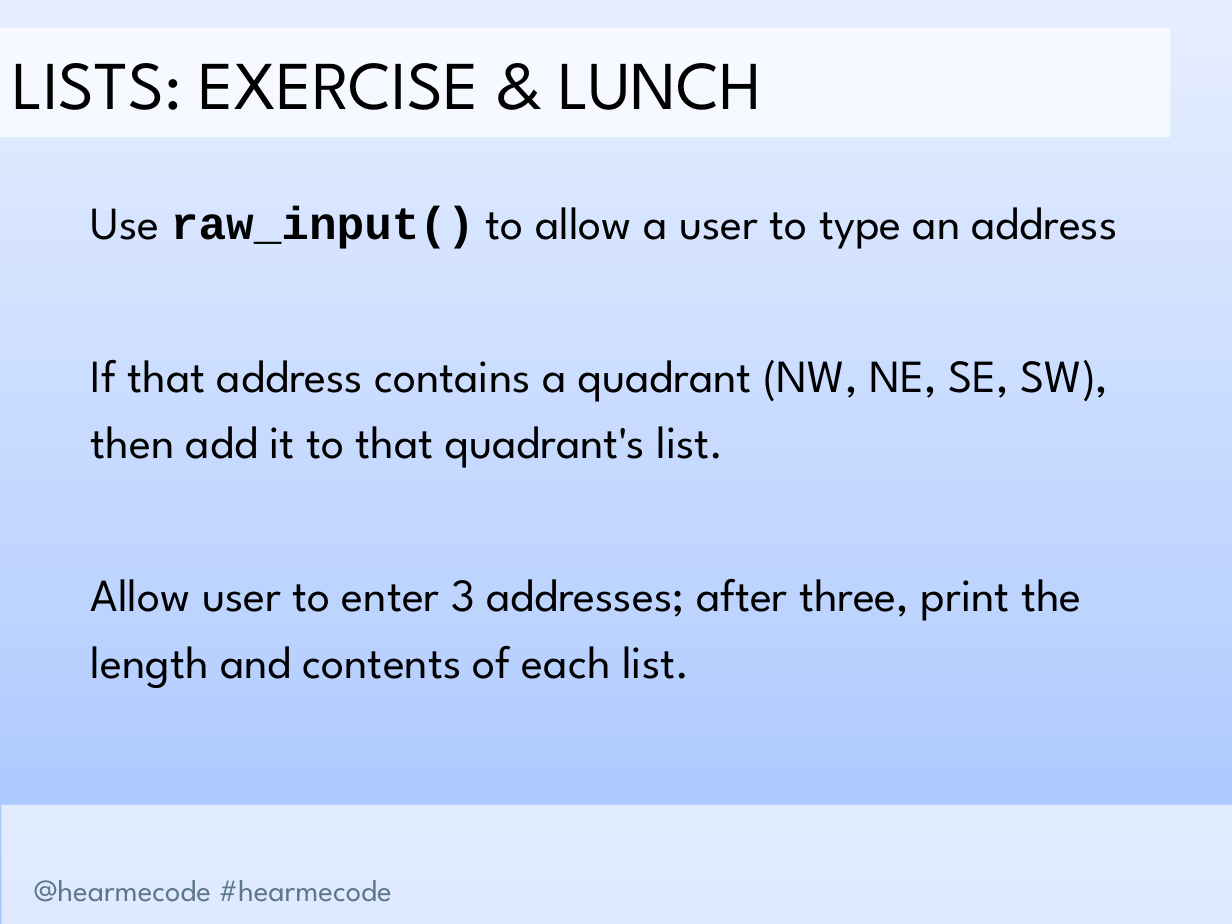
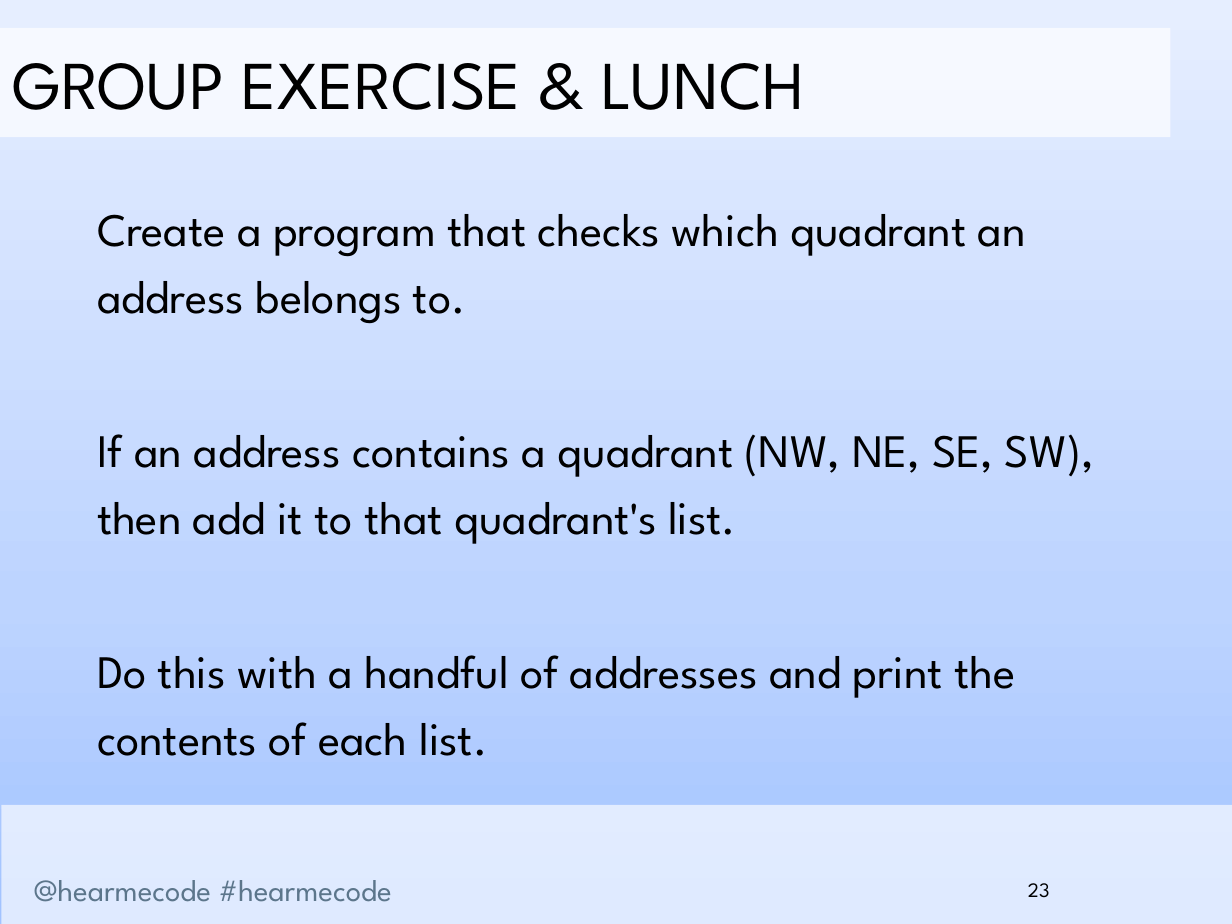
Before and after one commit to hearmecode/slides, a slide deck: slide 23 of Lesson 2/Hear Me Code - Lists and Loops.pptx (slide 20 before the commit). Drawn at 1232x924 pixels with LibreOffice and Linux fonts; fonts in the diff are those of the drawing; background and template pictures are left out. Boxes give left, top, right and bottom in pixels: in the first picture for what was removed or moved away, otherwise in the second. Text is boxed around its words. In the diff, an @@ line names an element or a change of style, - is before the commit and + after.

```diff
--- a/Lesson 2/Hear Me Code - Lists and Loops.pptx
+++ b/Lesson 2/Hear Me Code - Lists and Loops.pptx
@@ text in rectangle at [12,63,804,110]: text changed @@
-LISTS: EXERCISE & LUNCH
+GROUP EXERCISE & LUNCH
@@ text at [97,214,1094,756]: text changed; size 26.9 to 27.2 pt @@
-Use raw_input() to allow a user to type an address
-If that address contains a quadrant (NW, NE, SE, SW), then add it to that quadrant's list.
-Allow user to enter 3 addresses; after three, print the length and contents of each list.
+Create a program that checks which quadrant an address belongs to.
+If an address contains a quadrant (NW, NE, SE, SW), then add it to that quadrant's list.
+Do this with a handful of addresses and print the contents of each list.
@@ page number added at [1028,883,1050,898], 12 pt, text #000000 @@
+23
```
Also in this commit, not shown: 29 other slides changed, 7 slides added, 3 slides removed, 2 other files.
